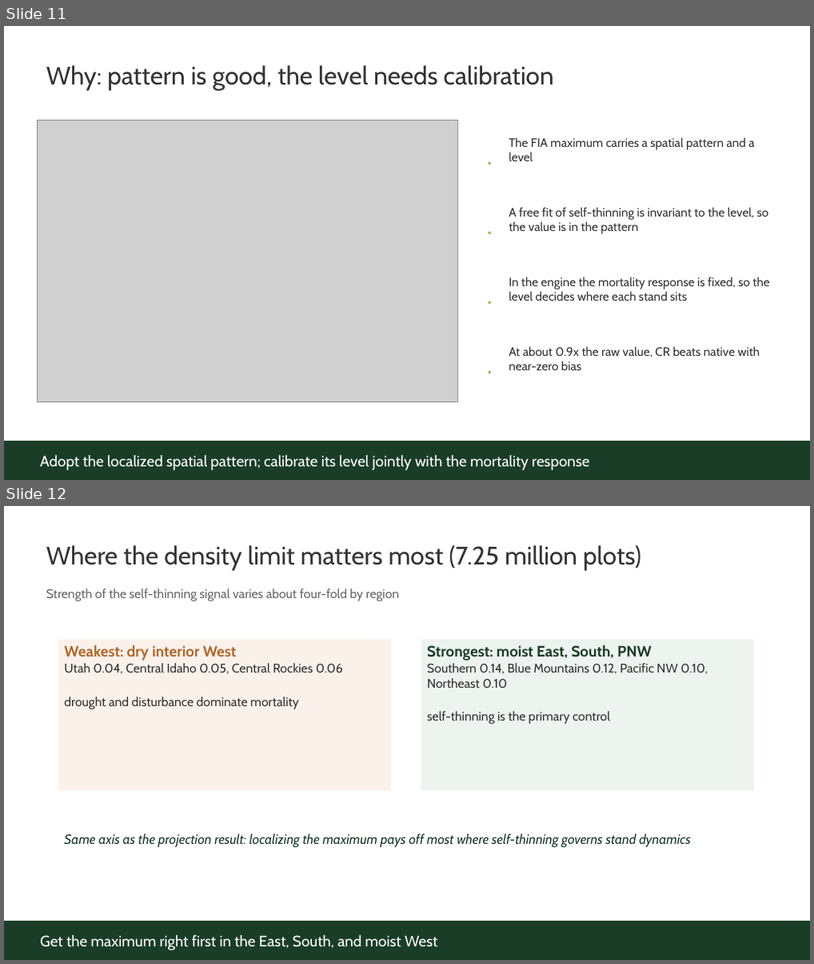
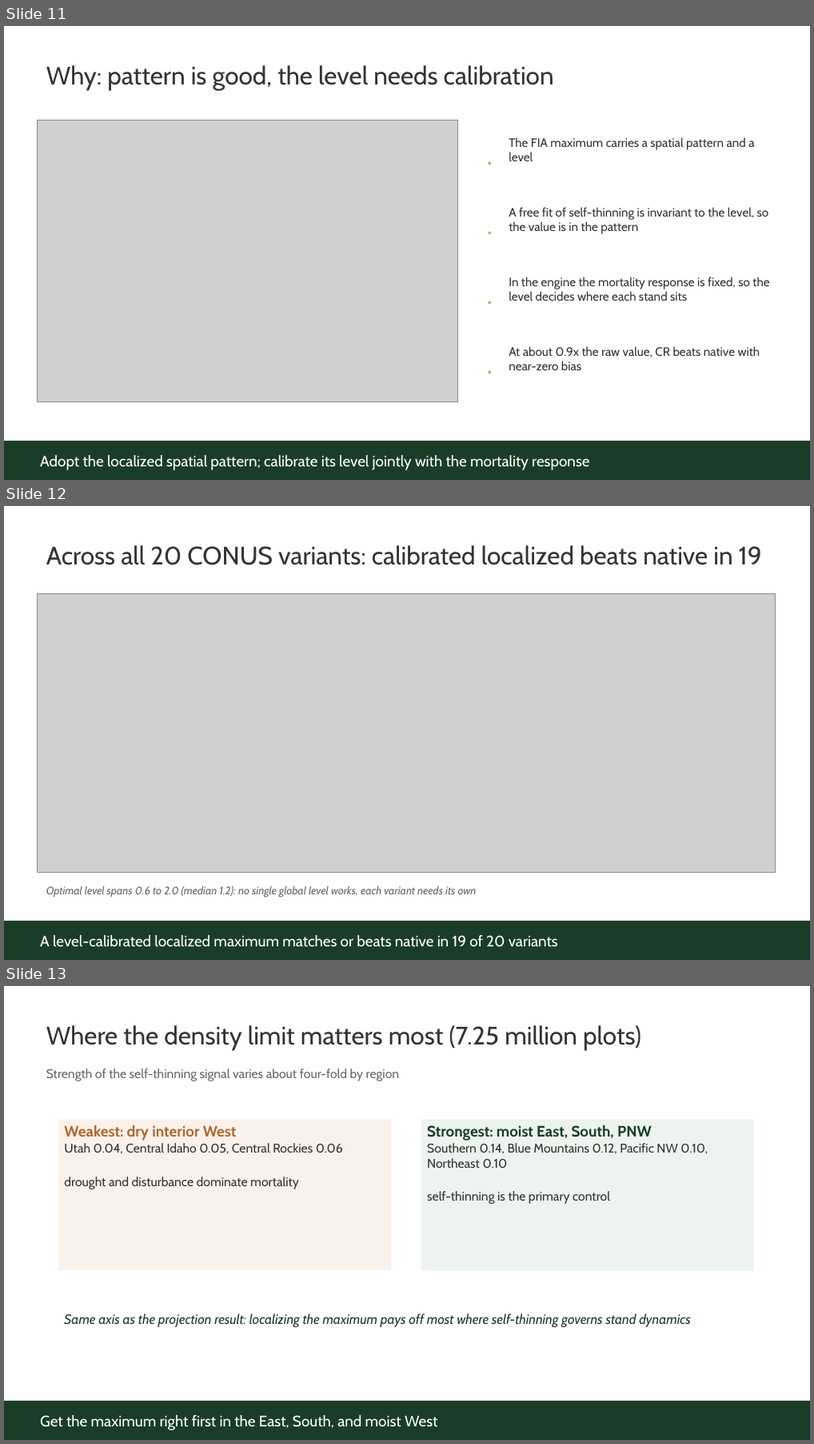
Before and after one commit to advanced-forestry-systems/fvs-modern, a slide deck: calibration/sdimax/FVS_team_briefing_CONUS_maxSDI.pptx. Shown one above the other, each under a label of ours: slides 11 and 12 before the commit, slides 11, 12 and 13 after it. The pictures are 814x964 and 814x1444 pixels, drawn with LibreOffice and Linux fonts; fonts in the diff are those of the drawing; grey boxes stand for pictures. Boxes give left, top, right and bottom in pixels: in the first picture for what was removed or moved away, otherwise in the second. Text is boxed around its words. In the diff, an @@ line names an element or a change of style, - is before the commit and + after.

Commit message:
All 20 CONUS variants: level-calibrated localized max beats native in 19
Full per-variant SDIMAX level sweep through the engine. Calibrated localized maximum
<= native RMSE in 19/20 variants (UT exception); optimal level 0.6-2.0, median 1.2 (no
uniform drop-in). Big gains where native level most off (NC 75->54, ACD 53->37, NE 35->31).
Updates report, deck, and Word doc with the all-variant table + figure; adds
allvar_calibration.csv and figure.

```diff
--- a/calibration/sdimax/FVS_team_briefing_CONUS_maxSDI.pptx
+++ b/calibration/sdimax/FVS_team_briefing_CONUS_maxSDI.pptx
@@ slide 12 added at bbox=[4, 506, 810, 960], background #FFFFFF @@
@@ text added at bbox=[46, 545, 762, 565], 30 pt, text #333333 @@
+Across all 20 CONUS variants: calibrated localized beats native in 19
@@ picture added at bbox=[38, 594, 775, 872] @@
@@ text added at bbox=[46, 886, 477, 897], 13 pt, text #666666, italic @@
+Optimal level spans 0.6 to 2.0 (median 1.2): no single global level works, each variant needs its own
@@ rectangle added at bbox=[4, 920, 810, 960], fill #1A3D28 @@
@@ text added at bbox=[40, 935, 558, 947], 18 pt, text #FFFFFF @@
+A level-calibrated localized maximum matches or beats native in 19 of 20 variants
@@ what was slide 12 is now slide 13 @@
```
Also in this commit, not shown: 5 other files.
